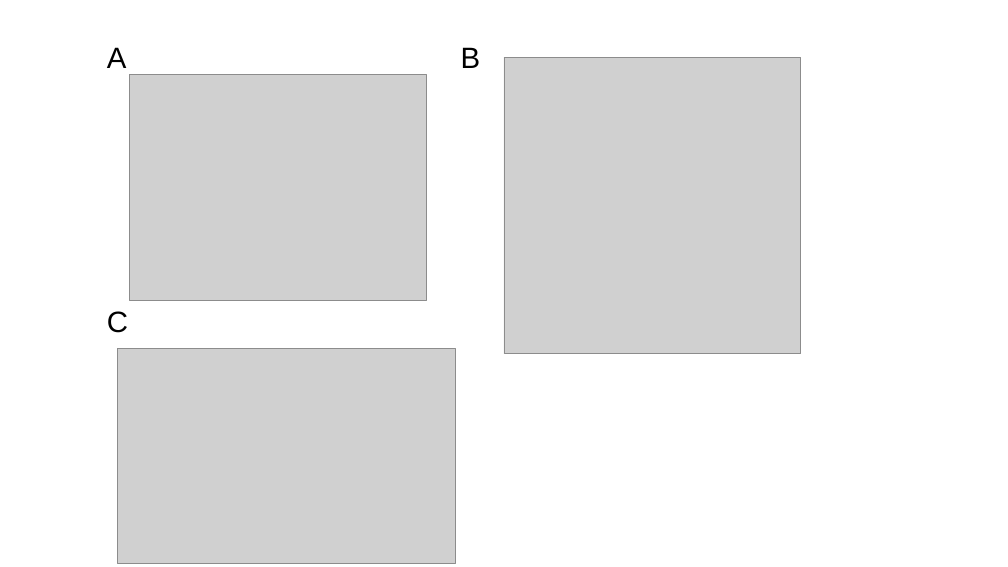
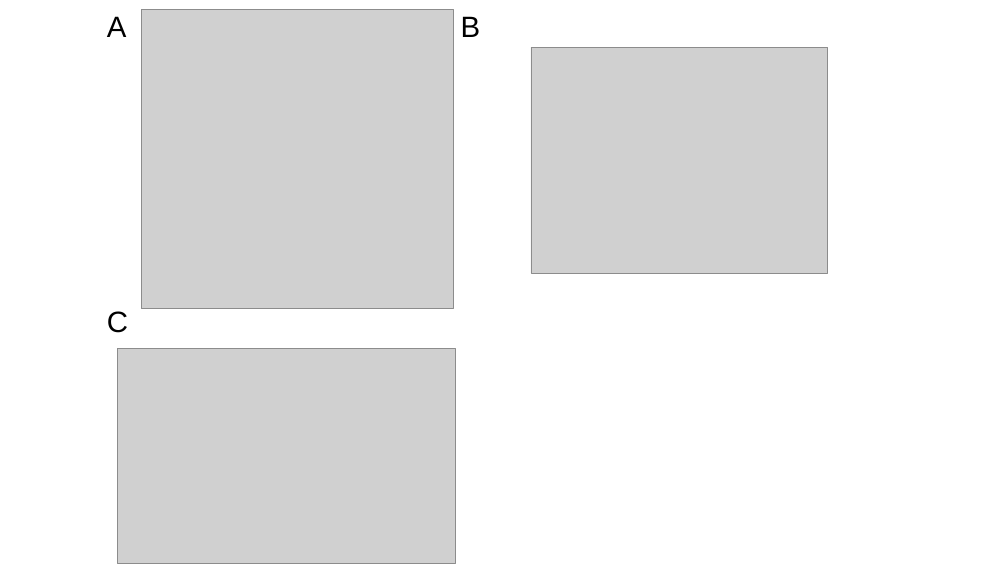
Before and after one commit to brian-arnold/epistasis_reanalysis, a slide deck: slide 4 of yeast_screens/figs/Figs.pptx. Drawn at 1008x567 pixels with LibreOffice and Linux fonts; fonts in the diff are those of the drawing; grey boxes stand for pictures. Boxes give left, top, right and bottom in pixels: in the first picture for what was removed or moved away, otherwise in the second. Text is boxed around its words. In the diff, an @@ line names an element or a change of style, - is before the commit and + after.

```diff
--- a/yeast_screens/figs/Figs.pptx
+++ b/yeast_screens/figs/Figs.pptx
@@ text "A": place and size @@
-text "A" at (107,47,127,68)
+text "A" at (107,16,127,37)
@@ picture added at (141,9,454,309) @@
@@ text "B": place and size @@
-text "B" at (461,47,481,68)
+text "B" at (461,16,481,37)
@@ picture removed at (504,57,802,354) @@
@@ picture: place and size @@
-picture at (129,75,426,301)
+picture at (531,47,828,273)
```
Also in this commit, not shown: 2 other slides changed, 1 slide removed, 7 other files.
